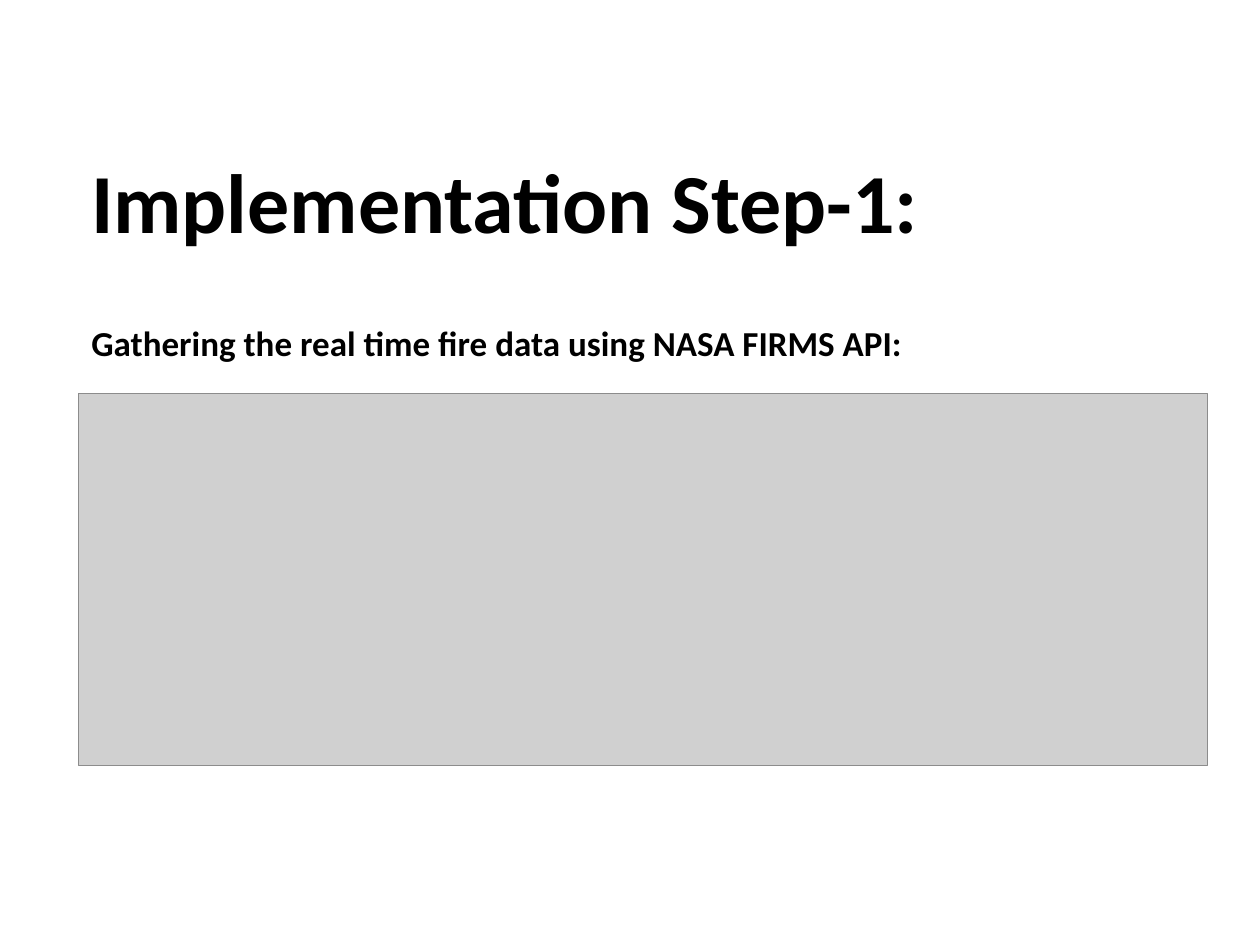
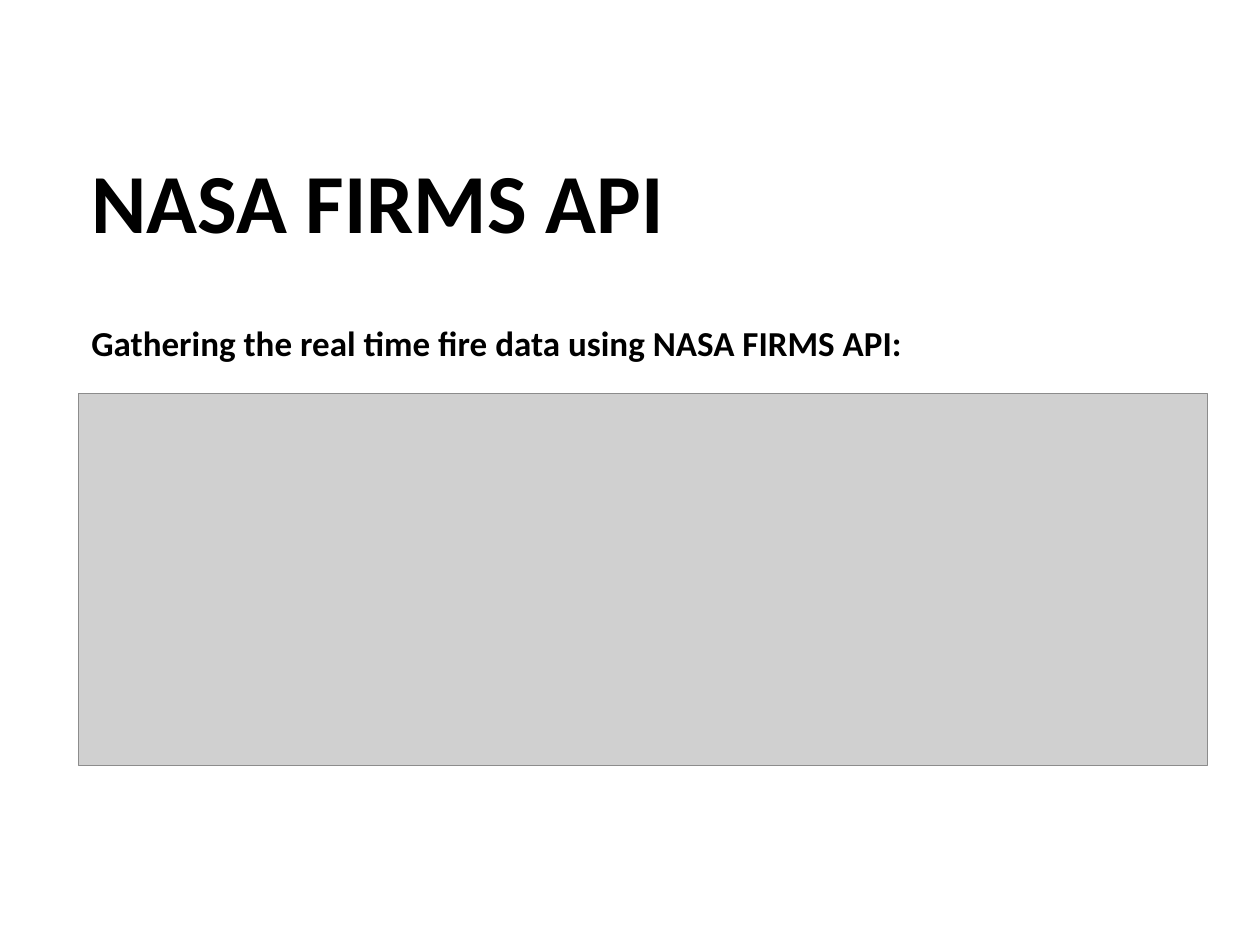
Before and after one commit to sindhusha-t/Predict-WildFires-, a slide deck: slide 7 of Documentation/Wildfire Intensity.pptx (slide 5 before the commit). Drawn at 1260x945 pixels with LibreOffice and Linux fonts; fonts in the diff are those of the drawing; grey boxes stand for pictures; background and template pictures are left out. Boxes give left, top, right and bottom in pixels: in the first picture for what was removed or moved away, otherwise in the second. Text is boxed around its words. In the diff, an @@ line names an element or a change of style, - is before the commit and + after.

```diff
--- a/Documentation/Wildfire Intensity.pptx
+++ b/Documentation/Wildfire Intensity.pptx
@@ title at <box>91,178,664,234</box>: text changed @@
-Implementation Step-1:
+NASA FIRMS API
```
Also in this commit, not shown: 4 other slides changed, 3 slides added.
